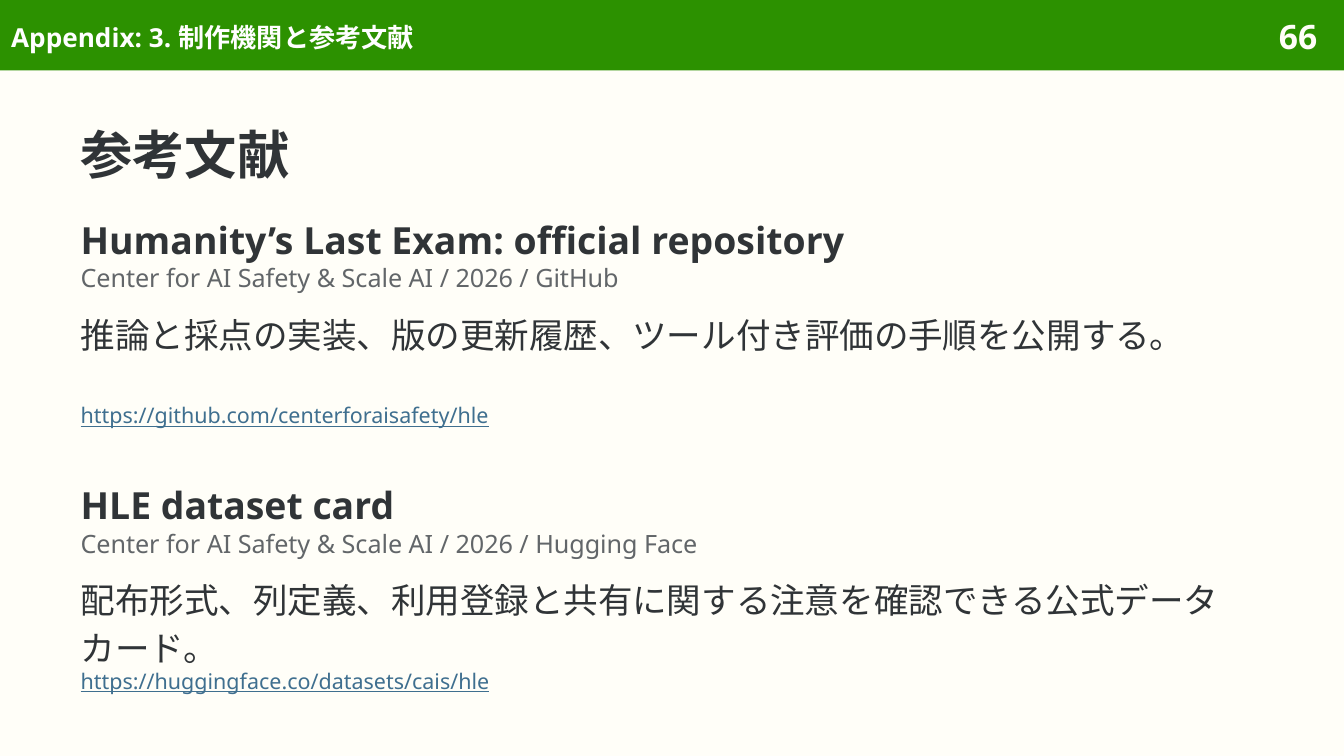
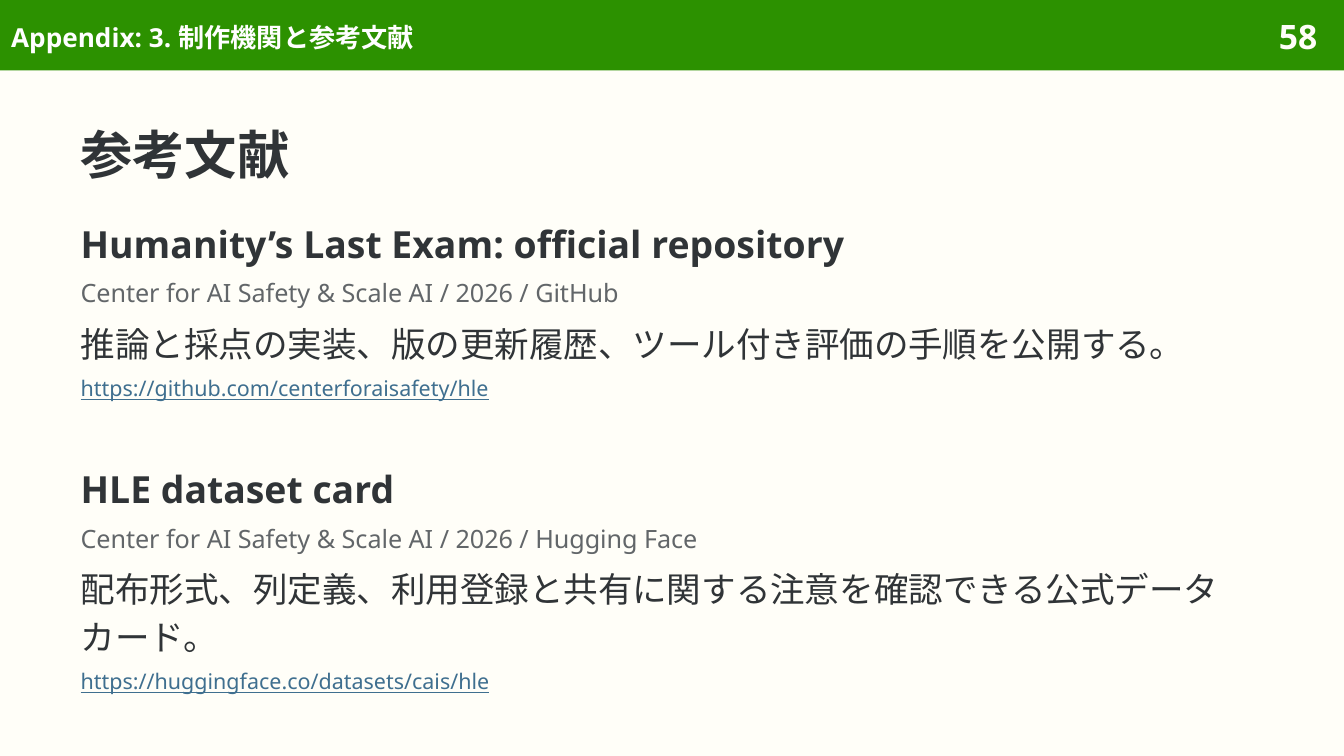
Before and after one commit to sasakiy84/datasets-in-10-minutes, a slide deck: slide 58 of slides/datasets-in-10-minutes-hle.pptx (slide 66 before the commit). Drawn at 1344x756 pixels with LibreOffice and Linux fonts; fonts in the diff are those of the drawing. Boxes give left, top, right and bottom in pixels: in the first picture for what was removed or moved away, otherwise in the second. Text is boxed around its words. In the diff, an @@ line names an element or a change of style, - is before the commit and + after.

```diff
--- a/slides/datasets-in-10-minutes-hle.pptx
+++ b/slides/datasets-in-10-minutes-hle.pptx
@@ page number at [1279,24,1317,50]: text changed @@
-66
+58
@@ text at [81,229,844,308]: paragraphs added @@
+Humanity’s Last Exam: official repository
+Center for AI Safety & Scale AI / 2026 / GitHub
@@ text "Humanity’s Last Exam: official repository": place and size @@
-text "Humanity’s Last Exam: official repository" at [81,319,1185,351]
+text "Humanity’s Last Exam: official repository" at [81,229,1185,401]
@@ text removed at [81,225,844,263] @@
-Humanity’s Last Exam: official repository
@@ text removed at [81,268,618,293] @@
-Center for AI Safety & Scale AI / 2026 / GitHub
@@ text at [81,328,1185,360]: more space between paragraphs @@
@@ text at [81,379,489,401]: paragraph added @@
+https://github.com/centerforaisafety/hle
@@ text removed at [81,406,489,428] @@
-https://github.com/centerforaisafety/hle
@@ text at [81,474,697,554]: paragraphs added @@
+HLE dataset card
+Center for AI Safety & Scale AI / 2026 / Hugging Face
@@ text "HLE dataset card": place and size @@
-text "HLE dataset card" at [81,583,1219,663]
+text "HLE dataset card" at [81,474,1219,694]
@@ text removed at [81,490,395,520] @@
-HLE dataset card
@@ text removed at [81,534,697,559] @@
-Center for AI Safety & Scale AI / 2026 / Hugging Face
@@ text at [81,572,1219,652]: more space between paragraphs @@
```
Also in this commit, not shown: 30 other slides changed, 8 slides removed, 4 other files.
